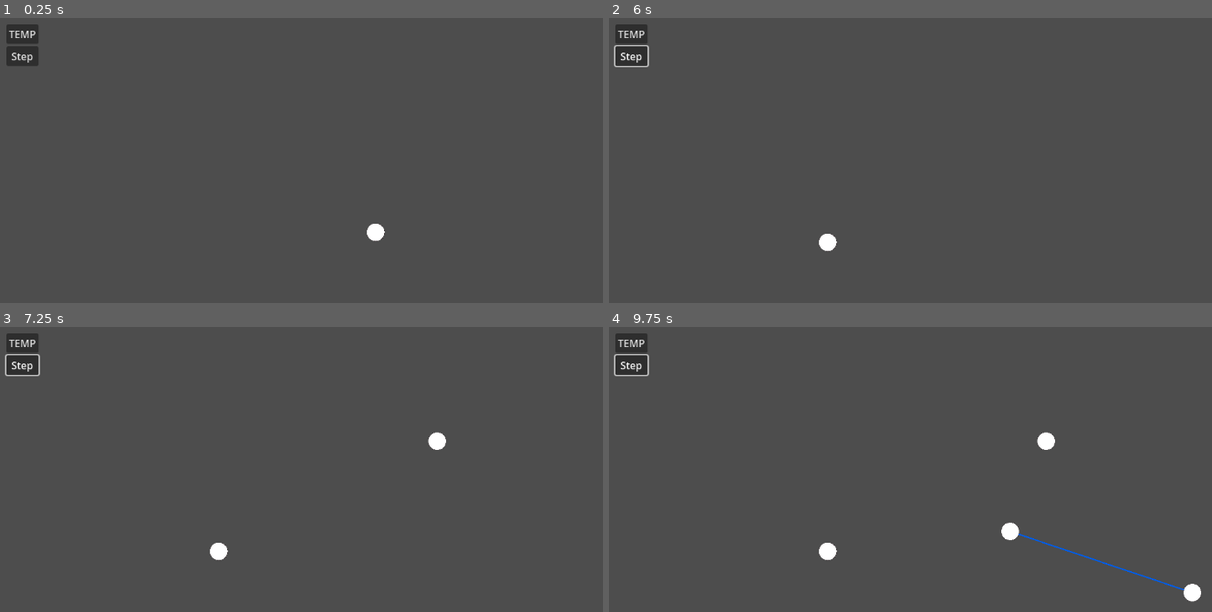
Above: before the commit, frames 1-4 (two rows, left to right).
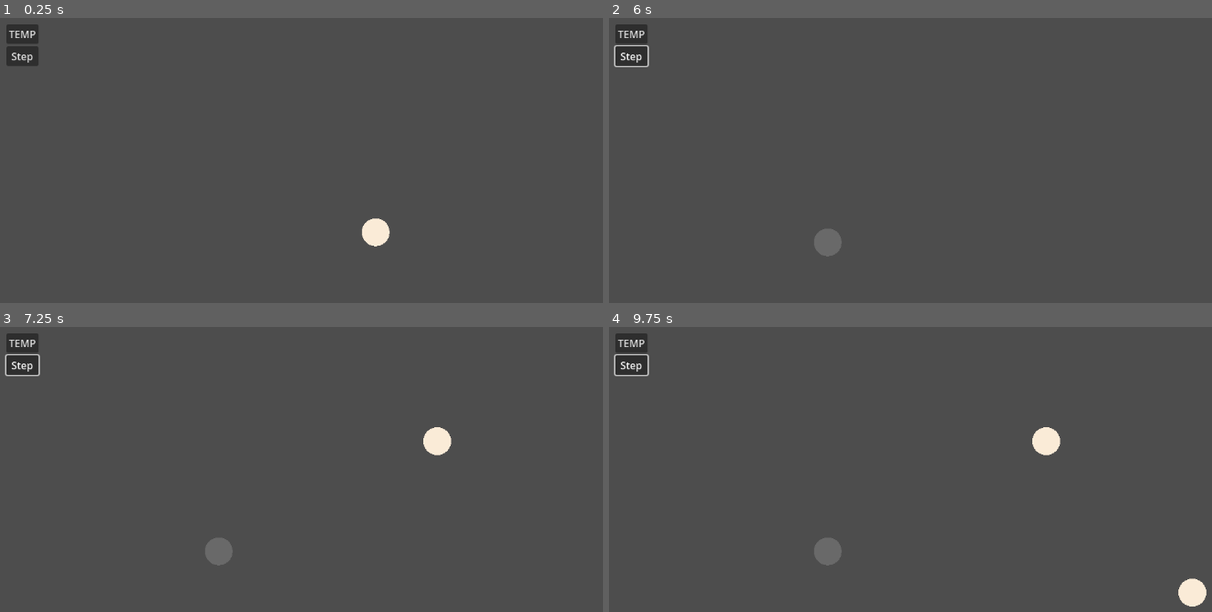
Above: after the commit, the same moments.

Repository: OliverVoogd/GraphBuilder
Game: Godot game, scene res://main_window.tscn
Two runs of this game, one before a commit and one after it. Both use one fixed random seed, a clock stepped at 60 frames per second and the inputs below.
Inputs (mouse positions are in pixels of both pictures, inside the frame that each line leads up to):
- Up to frame 1 (0.25 s): no input
- Up to frame 2 (6 s): click "TEMP" at 0.5 s; click "Step" at 1.25 s; click "TEMP" at 2 s; click "Step" at 2.75 s; click "TEMP" at 3.5 s; click "Step" at 4.25 s; tap Enter at 5 s; move the mouse to (982, 231) at 5.02 s; press the mouse at (982, 231) at 5.03 s; tap Space at 5.75 s; move the mouse to (826, 243) at 5.77 s; release the mouse at (826, 243) at 5.78 s; click (826, 243) at 5.85 s
- Up to frame 3 (7.25 s): tap Enter at 6.5 s; move the mouse to (440, 441) at 6.52 s; hold Right mouse button (right_mouse) from 6.53 s (still down); click (440, 441) at 6.8 s
- Up to frame 4 (9.75 s): tap Space at 7.25, 8.75 s; move the mouse to (1049, 441) at 7.27 s; release Right mouse button (right_mouse) at 7.28 s; click (1049, 441) at 7.35 s; tap Enter at 8 s; move the mouse to (1193, 592) at 8.02 s; press the mouse at (1193, 592) at 8.03 s; move the mouse to (1193, 592) at 8.77 s; release the mouse at (1193, 592) at 8.78 s; right-click (1193, 592) at 8.85 s; click (1193, 592) at 9.05 s; move the mouse to (1006, 532) at 9.52 s; press the mouse at (1006, 532) at 9.53 s

The runs differ from the first frame. In frame 1, 0.4% of the frame differs, in the area x 59-65%, y 70-81%; in frame 2, 0.3%; in frame 3, 0.7%; in frame 4, 1.4%, in the area x 34-100%, y 35-99%.

Commit message:
added colouring of explored, boundary and current node

Diff:
--- a/Graph/Algorithms/BFS.gd
+++ b/Graph/Algorithms/BFS.gd
@@ -11,6 +11,7 @@
 # reimpliment as queues
 var explored: Array[int] = []
 var boundary: Array[int] = []
+var stored_current_node: int = -1
 var algorithm_finished: bool = false
 #region Public Methods
 func reset():
@@ -19,15 +20,25 @@
 
 	boundary.push_back(graph_data.start_node)
 	algorithm_finished = false
+	stored_current_node = -1
 
 func initialise_algorithm(data: GData):
 	graph_data = data
 	reset()
 
+func get_display_data():
+	# return the current node, boundary nodes and explored nodes for visualisation
+	# all should be lists
+	return [
+		graph_data.get_idx_as_gnode(stored_current_node),
+		graph_data.get_array_gnodes(boundary),
+		graph_data.get_array_gnodes(explored)]
+
 # steps through the algorithm
 # TEMP just return the explored nodes
 func step() -> Array[int]:
 	var current_node = get_next_node()
+	stored_current_node = current_node
 	if (algorithm_finished):
 		print_debug("algo finished")
 		return explored
--- a/Graph/Edge.gd
+++ b/Graph/Edge.gd
@@ -6,13 +6,14 @@
 var second_node: GNode = null
 var enabled := false
 
+var first_position: Vector2 = Vector2.ZERO
+var mouse_tracking := false
 # Called every frame. 'delta' is the elapsed time since the previous frame.
 func _process(delta: float) -> void:
 	if (enabled):
 		points = [first_node.position, second_node.position]
-
-	if (first_node != null and second_node == null):
-		points = [first_node.position, get_global_mouse_position()]
+	elif mouse_tracking:
+		points = [first_position, get_global_mouse_position()]
 
 func add_end_node(gnode: GNode) -> void:
 	if (first_node == null):
@@ -27,3 +28,7 @@
 	first_node = first
 	second_node = second
 	enabled = true
+
+func add_mouse_tracking(start: Vector2):
+	first_position = start
+	mouse_tracking = true
--- a/Graph/GData.gd
+++ b/Graph/GData.gd
@@ -16,6 +16,13 @@
 	return node_array.size()
 func get_gnode_as_idx(node: GNode) -> int:
 	return node_to_idx_dict[node]
+func get_idx_as_gnode(node: int) -> GNode:
+	return node_array[node]
+func get_array_gnodes(nodes: Array[int]) -> Array[GNode]:
+	var res: Array[GNode] = []
+	for idx in nodes:
+		res.push_back(node_array[idx])
+	return res
 func is_gnodes_connected(node1: GNode, node2: GNode) -> bool:
 	return is_nodes_connected(node_to_idx_dict[node1], node_to_idx_dict[node2])
 func is_nodes_connected(node1_idx: int, node2_idx: int) -> bool:
--- a/Graph/GNode.gd
+++ b/Graph/GNode.gd
@@ -1,8 +1,10 @@
+@tool
 class_name GNode
 
 extends Node2D
 
-
+@export var radius: float = 300.0
+@export var colour: Color = Color.ANTIQUE_WHITE
 
 var mouse_offset: Vector2 = Vector2.ZERO
 var dragging := false
@@ -49,11 +51,15 @@
 
 func edit_node():
 	print_debug("edit node")
+
+func change_colour(new_colour: Color):
+	colour = new_colour
+	queue_redraw()
 #endregion
 
 #region Main Functions
 func _ready() -> void:
-	pass
+	$Area2D/CollisionShape2D.shape.set_radius(radius)
 
 func _process(delta: float) -> void:
 	handle_dragging(delta)
@@ -67,6 +73,9 @@
 	if (event.is_action_released("left_mouse")):
 		dragging = false
 
+
+func _draw() -> void:
+	draw_circle(Vector2(0, 0), radius, colour)
 #endregion
 func mouse_clicked() -> void:
 	print_debug("mouse clicked")
--- a/Graph/GNode.tscn
+++ b/Graph/GNode.tscn
@@ -1,20 +1,13 @@
-[gd_scene load_steps=5 format=3 uid="uid://br8odp5wrtu6x"]
+[gd_scene load_steps=3 format=3 uid="uid://br8odp5wrtu6x"]
 
 [ext_resource type="Script" path="res://Graph/GNode.gd" id="1_d305o"]
-[ext_resource type="Texture2D" uid="uid://2qkhty6xog4s" path="res://hexels/nodewhite.png" id="2_37t7y"]
-[ext_resource type="Texture2D" uid="uid://ccu0y65o8sa53" path="res://hexels/nodeoutline.png" id="3_mp7x8"]
 
 [sub_resource type="CircleShape2D" id="CircleShape2D_ncjd3"]
-radius = 128.004
+radius = 300.0
 
 [node name="GNode" type="Node2D"]
 script = ExtResource("1_d305o")
-
-[node name="Fill" type="Sprite2D" parent="."]
-texture = ExtResource("2_37t7y")
-
-[node name="Outline" type="Sprite2D" parent="."]
-texture = ExtResource("3_mp7x8")
+radius = 200.0
 
 [node name="Area2D" type="Area2D" parent="."]
 collision_layer = 2
--- a/Graph/Graph.gd
+++ b/Graph/Graph.gd
@@ -8,31 +8,59 @@
 @export var start_node: GNode
 var graph_data: GData = preload("res://Graph/GData.tres")
 
+@export var neutral_colour := Color.ANTIQUE_WHITE
+@export var current_colour := Color.DIM_GRAY
+@export var explored_colour := Color.DARK_RED
+@export var boundary_colour := Color.YELLOW_GREEN
+
 #region Variables for Edges
 var stored_node_for_edge_add: GNode = null
+var stored_edge_for_edge_add: Edge = null
 var edge_list: Array[Edge] = []
 #endregion
 
 #region Godot Methods
 func _ready() -> void:
-	connect_nodes_to_signals(start_node)
+	connect_gnode_to_signals(start_node)
 #endregion
 
 #region Public Methods
 func get_graph_data() -> GData:
 	return graph_data
+
+func set_graph_display(display_data) -> void:
+	# display_data is [current, boundary, explored]
+	for node in display_data[1]:
+		node.change_colour(boundary_colour)
+	for node in display_data[2]:
+		node.change_colour(explored_colour)
+	display_data[0].change_colour(current_colour)
+func reset_node_colours(node_array: Array[GNode]) -> void:
+	for node in node_array:
+		node.change_colour(neutral_colour)
 #endregion
 
-#region Creating Nodes
+#region Creating Nodes & Edges
 func add_new_node(mouse_position: Vector2) -> void:
 	var new_node = graphNode.instantiate()
 	new_node.position = get_local_mouse_position()
-	connect_nodes_to_signals(new_node)
+	connect_gnode_to_signals(new_node)
 	add_child(new_node)
 
-func connect_nodes_to_signals(node: GNode):
+func connect_gnode_to_signals(node: GNode):
 	node.connect("edit_edge_button_clicked", recieve_gnode_edit_edge_button)
+
+func create_edge_between_gnodes(node1: GNode, node2: GNode):
+	var new_edge = edge.instantiate()
+	new_edge.add_ends(node1, node2)
+	edge_list.push_back(new_edge)
+	add_child(new_edge)
+func cancel_create_edge():
+	remove_child(stored_edge_for_edge_add)
+	stored_edge_for_edge_add = null
+	stored_node_for_edge_add = null
 #endregion
+
 #region Signals from GNodes
 func remove_GNode(node: GNode):
 	pass
@@ -40,27 +68,27 @@
 func recieve_gnode_edit_edge_button(clicked_node: GNode):
 	if (stored_node_for_edge_add == null):
 		stored_node_for_edge_add = clicked_node
-		var new_edge = edge.instantiate()
-		new_edge.add_end_node(stored_node_for_edge_add)
-		edge_list.push_back(new_edge)
-		add_child(new_edge)
+		# create a temporary edge for visual clue
+		stored_edge_for_edge_add = edge.instantiate()
+		stored_edge_for_edge_add.add_mouse_tracking(stored_node_for_edge_add.position)
+		add_child(stored_edge_for_edge_add)
 	elif (stored_node_for_edge_add != null):
 		if (stored_node_for_edge_add == clicked_node):
 			print_debug("same node clicked")
 			return
-		var current_edge = edge_list.back()
-		current_edge.add_end_node(clicked_node)
-		stored_node_for_edge_add = null
+		create_edge_between_gnodes(stored_node_for_edge_add, clicked_node)
+		cancel_create_edge()
 #endregion
 
 #region Mouse Interactions
 func _unhandled_input(event: InputEvent) -> void:
 	if (event.is_action_pressed("left_mouse")):
-		place_node(get_global_mouse_position())
+		if (stored_node_for_edge_add != null):
+			stored_node_for_edge_add = null
+			remove_child(stored_edge_for_edge_add)
+			return
+		add_new_node(get_global_mouse_position())
 
-
-func place_node(mousePosition: Vector2) -> void:
-	add_new_node(mousePosition)
 
 #endregion
 
--- a/main_window.gd
+++ b/main_window.gd
@@ -28,6 +28,9 @@
 #region Algorithm Functions
 func setup_algorithm():
 	current_algorithm.initialise_algorithm(graph.get_graph_data())
+	graph.reset_node_colours(graph.get_graph_data().node_array)
 func step_algorithm():
-	print_debug(current_algorithm.step())
+	current_algorithm.step()
+	var dsp = current_algorithm.get_display_data()
+	graph.set_graph_display(dsp)
 #endregion
--- a/project.godot
+++ b/project.godot
@@ -14,6 +14,10 @@
 run/main_scene="res://main_window.tscn"
 config/features=PackedStringArray("4.2", "GL Compatibility")
 config/icon="res://icon.svg"
+
+[display]
+
+window/stretch/aspect="expand"
 
 [dotnet]
 
@@ -39,5 +43,6 @@
 
 [rendering]
 
+textures/canvas_textures/default_texture_filter=2
 renderer/rendering_method="gl_compatibility"
 renderer/rendering_method.mobile="gl_compatibility"
